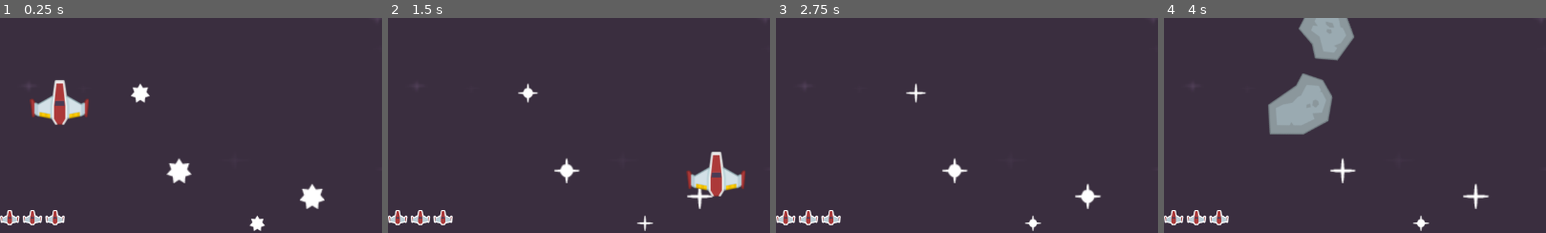
Above: before the commit, frames 1-4 (left to right).
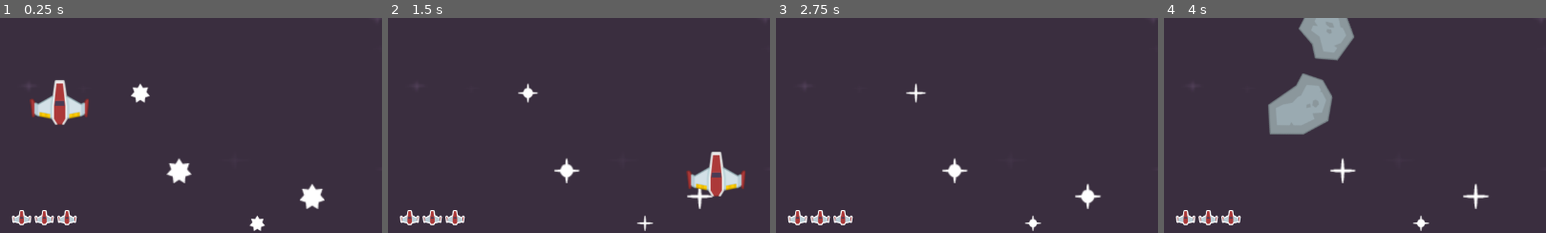
Above: after the commit, the same moments.

Repository: ericjohnadamos/space_shooter
Game: Godot game, scene res://Scene/level.tscn
Same seed, same stepped clock (60 frames per second), same inputs: the game is played once before the commit and once after it.
Inputs (mouse positions are % of the whole screen's width and height, from its top left):
- Up to frame 1 (0.25 s): no input
- Up to frame 2 (1.5 s): tap Enter at 0.5, 1.35 s; move the mouse to (72, 45) at 0.52 s; hold Right (right) 0.53-1.28 s; tap Space (shoot) at 0.6 s; click (72, 45) at 0.67 s; move the mouse to (30, 55) at 1.27 s; hold Down (down) from 1.28 s (still down)
- Up to frame 3 (2.75 s): move the mouse to (60, 28) at 2.02 s; release Down (down) at 2.03 s; hold Right (right) from 2.03 s (still down); tap F at 2.1 s
- Up to frame 4 (4 s): move the mouse to (45, 70) at 2.77 s; release Right (right) at 2.78 s; hold Up (up) 2.78-3.53 s; tap Space (shoot) at 2.85 s; click (45, 70) at 2.92 s; move the mouse to (80, 65) at 3.52 s; hold Left (left) from 3.53 s (still down); tap Enter at 3.6 s
The pictures show only the part of the screen within x 0-50%, y 50-100%; the shares and areas given below are measured in that part.

The runs differ from the first frame. In frame 1, 0.9% of the frame differs, in the area x 0-21%, y 89-97%; in frame 2, 0.9%; in frame 3, 0.9%; in frame 4, 0.9%.

Commit message:
Organize the UI layout

Diff:
--- a/Scene/level.tscn
+++ b/Scene/level.tscn
@@ -171,9 +171,9 @@
 [node name="Lasers" type="Node2D" parent="."]
 metadata/_edit_lock_ = true
 
-[node name="CanvasLayer" type="CanvasLayer" parent="."]
-
-[node name="MarginContainer" type="MarginContainer" parent="CanvasLayer"]
+[node name="UI" type="CanvasLayer" parent="."]
+
+[node name="MarginContainer" type="MarginContainer" parent="UI"]
 anchors_preset = 5
 anchor_left = 0.5
 anchor_right = 0.5
@@ -183,33 +183,37 @@
 grow_horizontal = 2
 theme_override_constants/margin_top = 20
 
-[node name="Label" type="Label" parent="CanvasLayer/MarginContainer"]
+[node name="Label" type="Label" parent="UI/MarginContainer"]
 layout_mode = 2
 size_flags_horizontal = 8
 size_flags_vertical = 2
 theme_override_font_sizes/font_size = 24
 text = "Level Label"
 
-[node name="HBoxContainer" type="HBoxContainer" parent="CanvasLayer"]
+[node name="MarginContainer2" type="MarginContainer" parent="UI"]
 anchors_preset = 2
 anchor_top = 1.0
 anchor_bottom = 1.0
 offset_top = -40.0
-offset_right = 40.0
+offset_right = 109.0
 grow_vertical = 0
+theme_override_constants/margin_left = 20
+
+[node name="HBoxContainer" type="HBoxContainer" parent="UI/MarginContainer2"]
+layout_mode = 2
 theme_override_constants/separation = 5
 
-[node name="TextureRect" type="TextureRect" parent="CanvasLayer/HBoxContainer"]
+[node name="TextureRect" type="TextureRect" parent="UI/MarginContainer2/HBoxContainer"]
 layout_mode = 2
 texture = ExtResource("7_vol2r")
 stretch_mode = 2
 
-[node name="TextureRect2" type="TextureRect" parent="CanvasLayer/HBoxContainer"]
+[node name="TextureRect2" type="TextureRect" parent="UI/MarginContainer2/HBoxContainer"]
 layout_mode = 2
 texture = ExtResource("7_vol2r")
 stretch_mode = 2
 
-[node name="TextureRect3" type="TextureRect" parent="CanvasLayer/HBoxContainer"]
+[node name="TextureRect3" type="TextureRect" parent="UI/MarginContainer2/HBoxContainer"]
 layout_mode = 2
 texture = ExtResource("7_vol2r")
 stretch_mode = 2
